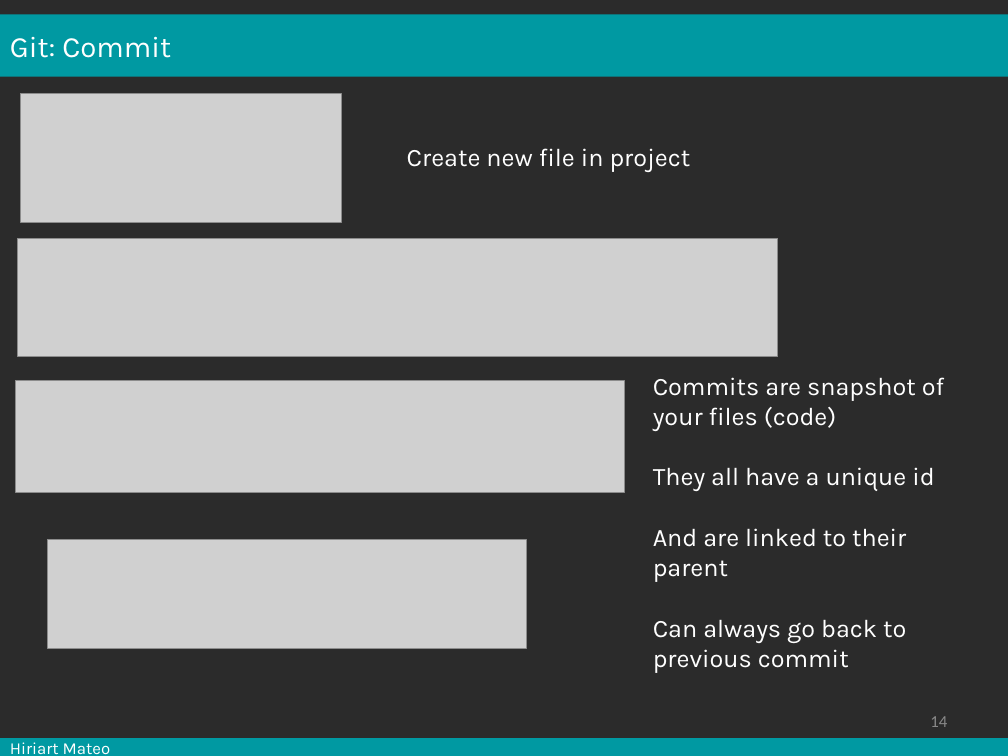
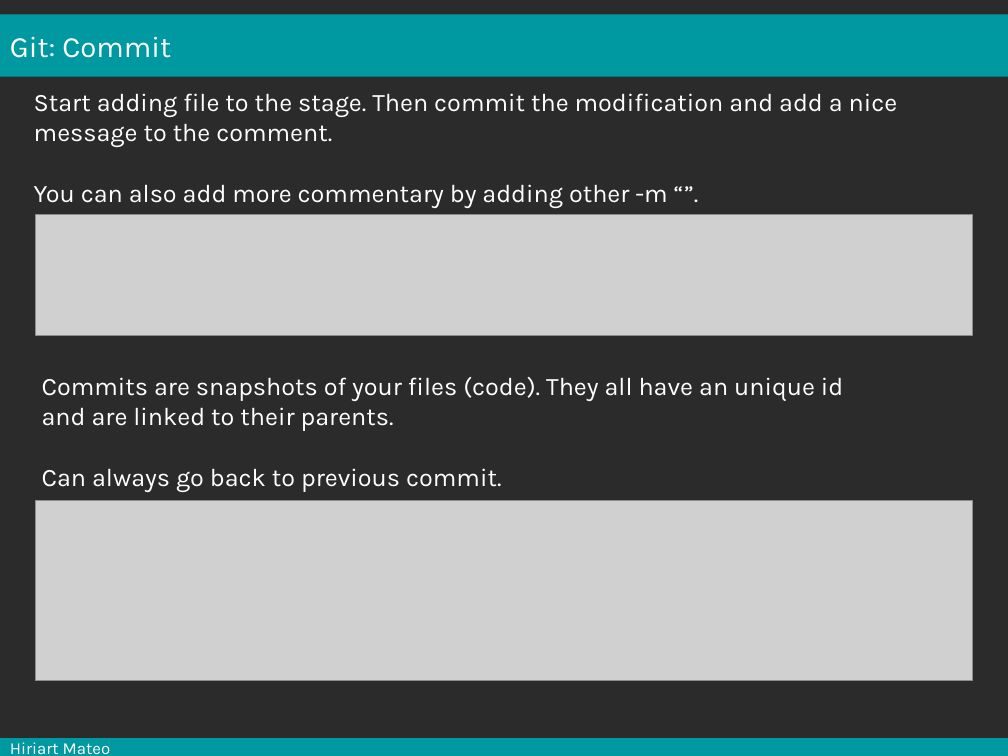
Before and after one commit to mesocentre-clermont-auvergne/formation_fair, a slide deck: slide 13 of fair_versionnage/versionnage_cours/cours.odp (slide 14 before the commit). Drawn at 1008x756 pixels with LibreOffice and Linux fonts; fonts in the diff are those of the drawing; grey boxes stand for pictures; background and template pictures are left out; a plain dark background stands for a picture behind light text. Boxes give left, top, right and bottom in pixels: in the first picture for what was removed or moved away, otherwise in the second. Text is boxed around its words. In the diff, an @@ line names an element or a change of style, - is before the commit and + after.

```diff
--- a/fair_versionnage/versionnage_cours/cours.odp
+++ b/fair_versionnage/versionnage_cours/cours.odp
@@ picture removed at <box>20,93,342,222</box> @@
@@ text added at <box>34,93,898,208</box>, 18 pt, text #FFFFFF @@
+Start adding file to the stage. Then commit the modification and add a nice message to the comment.
+You can also add more commentary by adding other -m “”.
@@ text removed at <box>407,148,691,172</box> @@
-Create new file in project
@@ picture: place and size @@
-picture at <box>18,238,778,357</box>
+picture at <box>35,215,972,337</box>
@@ picture removed at <box>16,381,625,492</box> @@
@@ text at <box>42,377,843,492</box>: text changed @@
-Commits are snapshot of your files (code)
-They all have a unique id
-And are linked to their parent
-Can always go back to previous commit
+Commits are snapshots of your files (code). They all have an unique id
+and are linked to their parents.
+Can always go back to previous commit.
@@ picture: place and size @@
-picture at <box>47,539,526,648</box>
+picture at <box>35,500,972,680</box>
@@ page number added at <box>944,674,1008,715</box>, 12 pt, text #898989 @@
+13
@@ page number removed at <box>930,716,947,727</box> @@
-14
```
Also in this commit, not shown: 30 other slides changed, 3 slides added, 3 slides removed, 2 other files.
